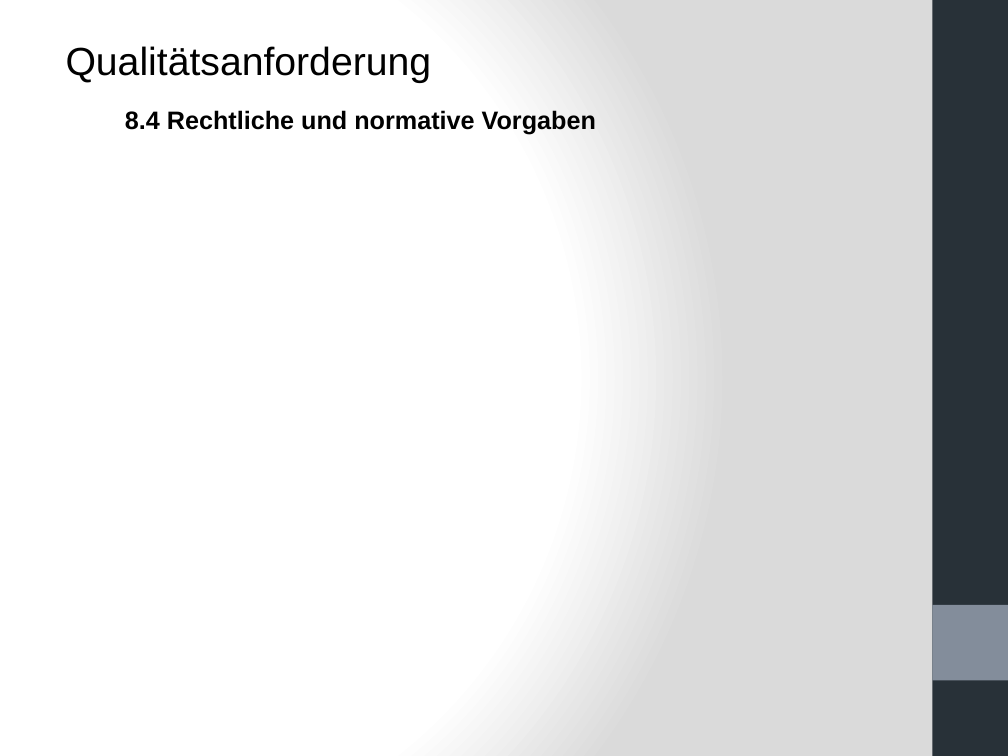
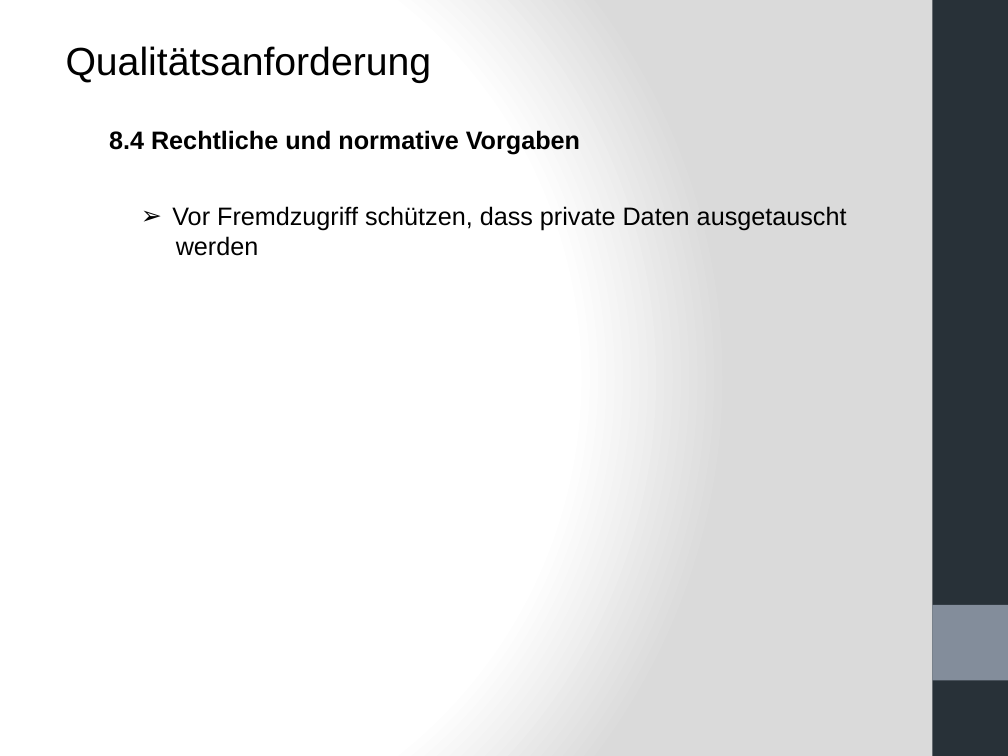
Before and after one commit to mjamaleddine/crowd-innovation, a slide deck: slide 36 of Meilenstein_3/Meilenstein3 - Pr.pptx (slide 35 before the commit). Drawn at 1008x756 pixels with LibreOffice and Linux fonts; fonts in the diff are those of the drawing. Boxes give left, top, right and bottom in pixels: in the first picture for what was removed or moved away, otherwise in the second. Text is boxed around its words. In the diff, an @@ line names an element or a change of style, - is before the commit and + after.

```diff
--- a/Meilenstein_3/Meilenstein3 - Pr.pptx
+++ b/Meilenstein_3/Meilenstein3 - Pr.pptx
@@ text "8.4 Rechtliche und normative Vorgaben": place and size @@
-text "8.4 Rechtliche und normative Vorgaben" at (125, 110, 596, 134)
+text "8.4 Rechtliche und normative Vorgaben" at (109, 130, 580, 155)
@@ text added at (172, 206, 847, 256), 18 pt, text #000000 @@
+➢ Vor Fremdzugriff schützen, dass private Daten ausgetauscht
+werden
```
Also in this commit, not shown: 18 other slides changed, 10 slides added, 9 slides removed.
